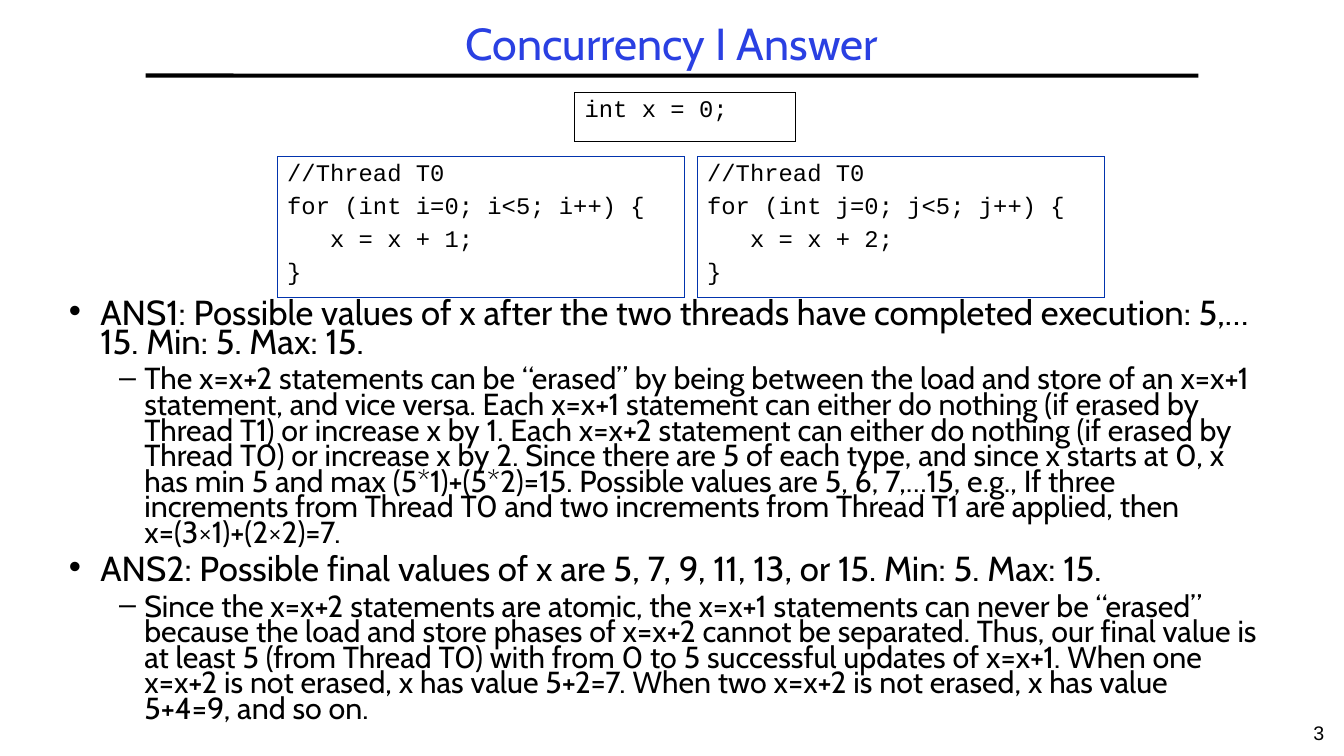
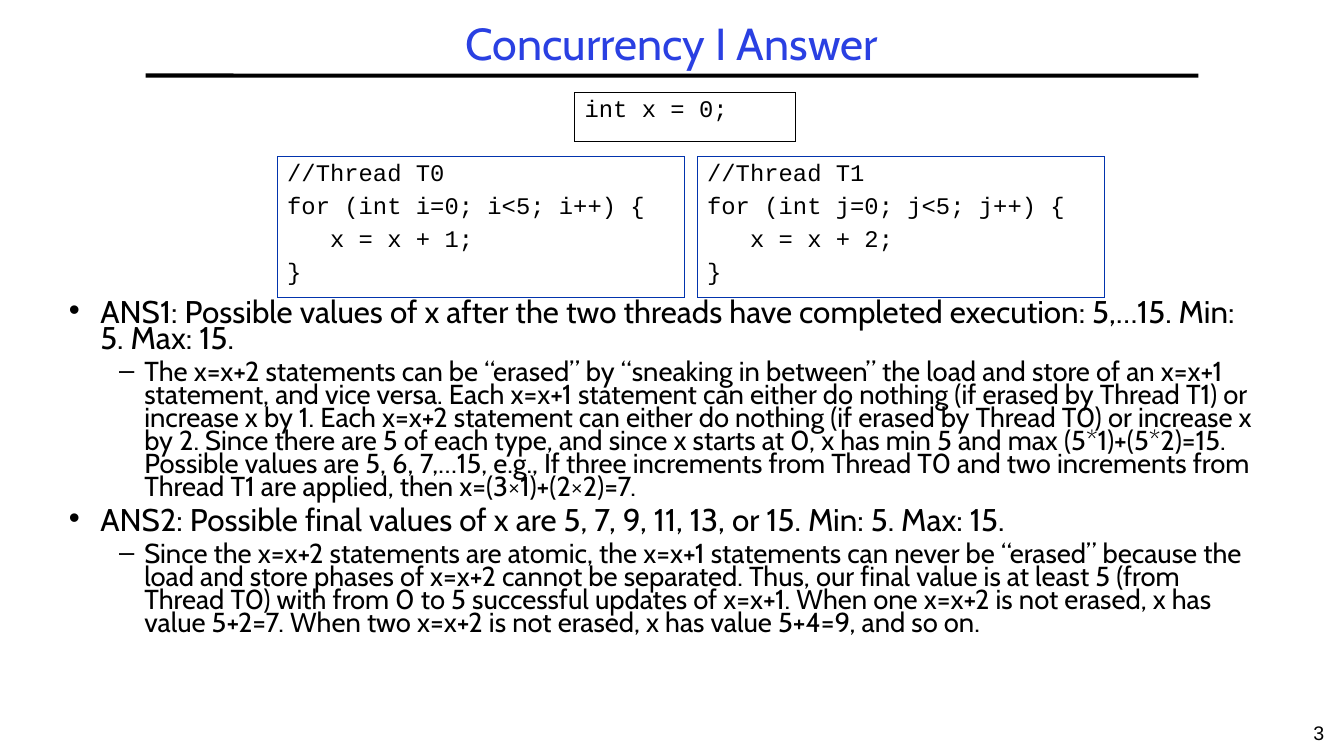
Before and after one commit to guhofstra/CSC256Fa25, a slide deck: slide 3 of PPTs/L3-Exercises ANS.pptx. Drawn at 1344x756 pixels with LibreOffice and Linux fonts; fonts in the diff are those of the drawing. Boxes give left, top, right and bottom in pixels: in the first picture for what was removed or moved away, otherwise in the second. Text is boxed around its words. In the diff, an @@ line names an element or a change of style, - is before the commit and + after.

```diff
--- a/PPTs/L3-Exercises ANS.pptx
+++ b/PPTs/L3-Exercises ANS.pptx
@@ text in rectangle at [707, 164, 865, 182]: text changed @@
-//Thread T0
+//Thread T1
@@ text at [100, 296, 1241, 635]: size 24.8 to 22.4 pt in "ANS1: Possible values of x after the ...", "ANS2: Possible final values of x are ..."; size 21.7 to 19.6 pt in "Since the x=x+2 statements are atomic, the ..." @@
@@ text at [144, 360, 1252, 502]: text changed; size 21.7 to 19.6 pt @@
-  – The x=x+2 statements can be “erased” by being between the load and store of an x=x+1 statement, and vice versa. Each x=x+1 statement can either do nothing (if erased by Thread T1) or increase x by 1. Each x=x+2 statement can either do nothing (if erased by Thread T0) or increase x by 2. Since there are 5 of each type, and since x starts at 0, x has min 5 and max (5*1)+(5*2)=15. Possible values are 5, 6, 7,…15, e.g., If three increments from Thread T0 and two increments from Thread T1 are applied, then x=(3×1)+(2×2)=7.
+  – The x=x+2 statements can be “erased” by “sneaking in between” the load and store of an x=x+1 statement, and vice versa. Each x=x+1 statement can either do nothing (if erased by Thread T1) or increase x by 1. Each x=x+2 statement can either do nothing (if erased by Thread T0) or increase x by 2. Since there are 5 of each type, and since x starts at 0, x has min 5 and max (5*1)+(5*2)=15. Possible values are 5, 6, 7,…15, e.g., If three increments from Thread T0 and two increments from Thread T1 are applied, then x=(3×1)+(2×2)=7.
```
Also in this commit, not shown: 1 other slide changed, 75 other files.
